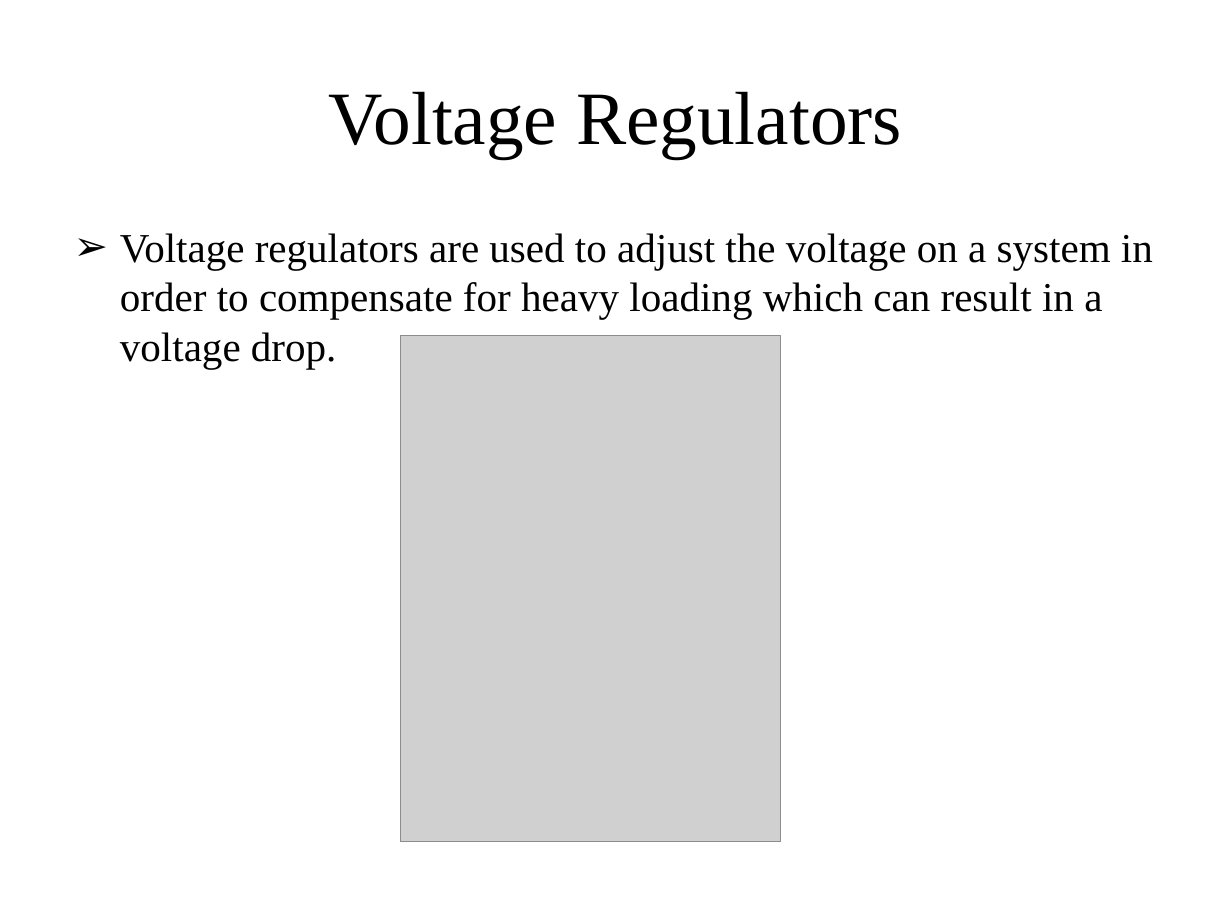
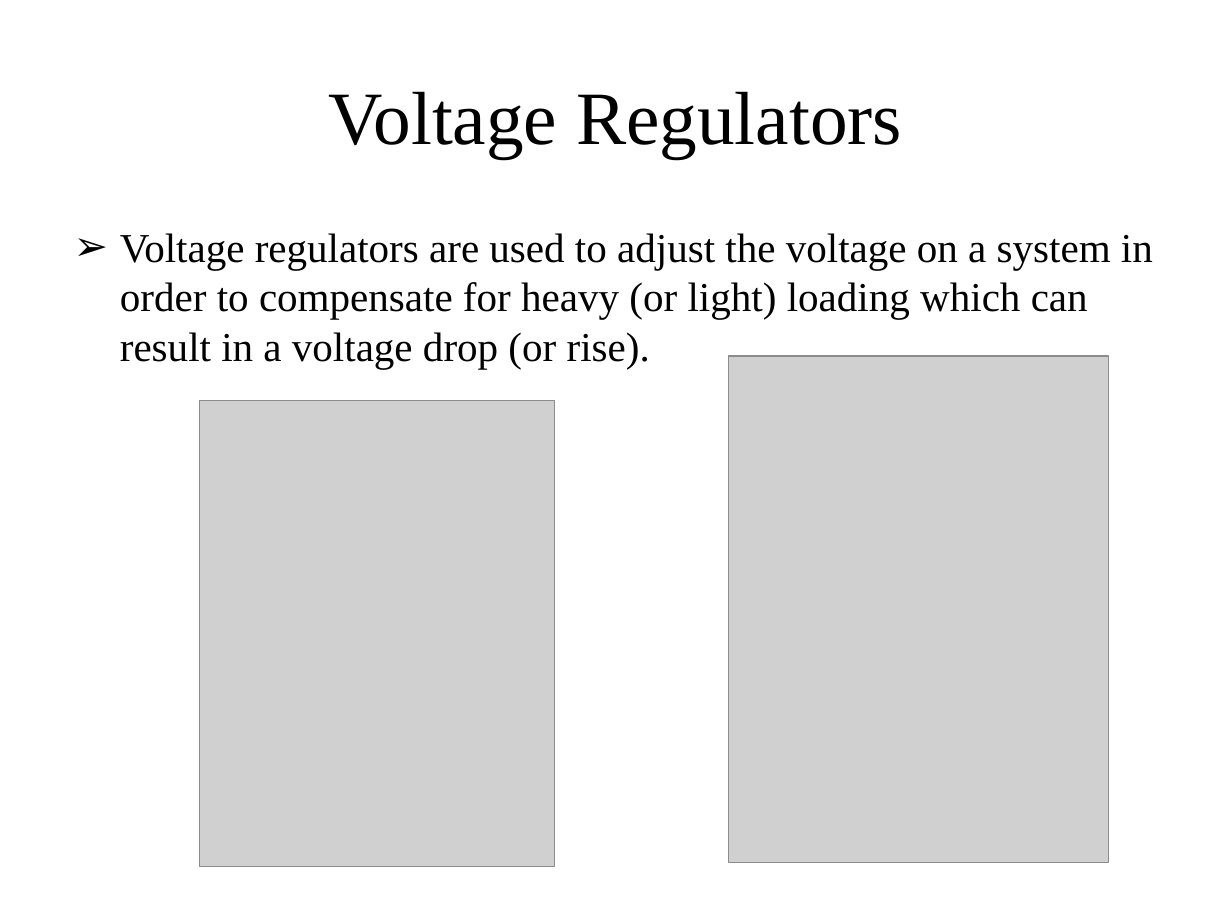
Before and after one commit to gridlab-d/course, a slide deck: slide 19 of FourDayCourse/4.1 - Powerflow Module.ppt. Drawn at 1232x924 pixels with LibreOffice and Linux fonts; fonts in the diff are those of the drawing; grey boxes stand for pictures. Boxes give left, top, right and bottom in pixels: in the first picture for what was removed or moved away, otherwise in the second. Text is boxed around its words. In the diff, an @@ line names an element or a change of style, - is before the commit and + after.

```diff
--- a/FourDayCourse/4.1 - Powerflow Module.ppt
+++ b/FourDayCourse/4.1 - Powerflow Module.ppt
@@ text at bbox=[120, 233, 1153, 369]: text changed @@
-➢ Voltage regulators are used to adjust the voltage on a system in order to compensate for heavy loading which can result in a voltage drop.
+➢ Voltage regulators are used to adjust the voltage on a system in order to compensate for heavy (or light) loading which can result in a voltage drop (or rise).
@@ picture added at bbox=[729, 356, 1109, 862] @@
@@ picture: place and size @@
-picture at bbox=[400, 335, 780, 841]
+picture at bbox=[200, 400, 554, 867]
```
Also in this commit, not shown: 30 other slides changed, 2 slides added, 5 slides removed.
